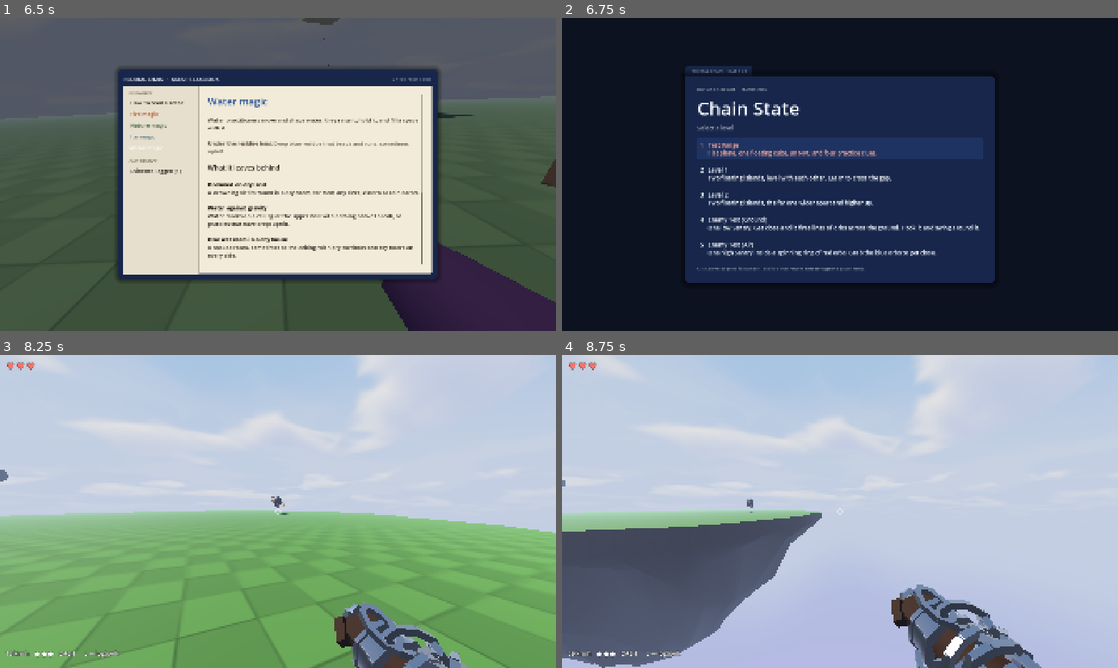
Above: before the commit, frames 1-4 (two rows, left to right).
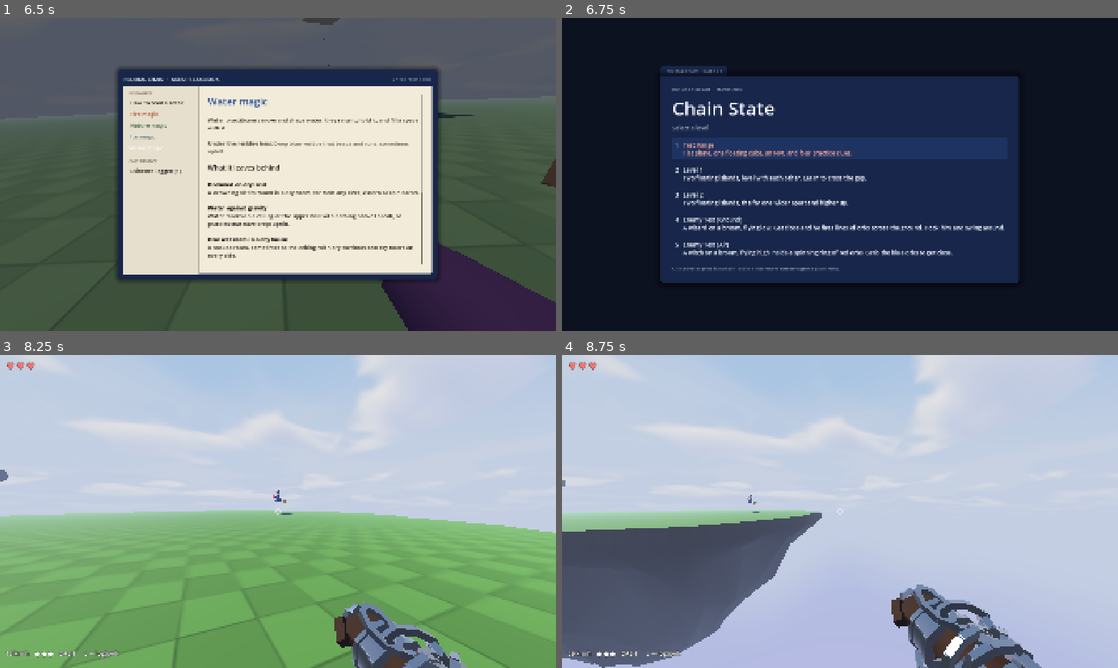
Above: after the commit, the same moments.

Repository: Kmad666/Chain-State
Game: Godot game, scene res://tests/test_runner.tscn
The game is run twice, just before and just after one commit, with the same random seed, the same clock (stepped at 60 frames per second) and the same inputs. This scene is started directly instead of the project's main scene.
Inputs (mouse positions are in pixels of both pictures, inside the frame that each line leads up to):
- Up to frame 1 (6.5 s): tap Enter at 0.5 s; move the mouse to (305, 174) at 0.52 s; hold W (move_forward) 0.53-3.5 s; tap Shift (dash) at 0.6 s; click (305, 174) at 0.67 s; tap Space (jump) at 0.77, 1.52, 3.02 s; move the mouse to (250, 174) at 1.27 s; click (250, 174) at 1.35 s; move the mouse to (289, 168) at 2.02 s; hold E (interact) 2.03-2.78 s; move the mouse to (272, 180) at 2.77 s; tap L (logbook) at 2.85 s; click (272, 180) at 2.92 s; click "Fire magic" at 3.5 s; click "Nature magic" at 4.25 s; click "Ice magic" at 5 s; click "Water magic" at 5.75 s
- Up to frame 2 (6.75 s): move the mouse to (1006, 221) at 6.52 s; hold A (move_left) from 6.53 s (still down); hold Right mouse button (reel_in) from 6.53 s (still down)
- Up to frame 3 (8.25 s): tap Space (jump) at 6.77, 7.52 s; move the mouse to (233, 508) at 7.27 s; release A (move_left) at 7.28 s; release Right mouse button (reel_in) at 7.28 s; hold W (move_forward) from 7.28 s (still down); tap Ctrl (reel_out) at 7.35 s; move the mouse to (283, 511) at 8.02 s; tap Q at 8.1 s; click (283, 511) at 8.17 s
- Up to frame 4 (8.75 s): keep holding W (move_forward)

Frame 1 is identical in both runs. In frame 2, 10% of the frame differs, in the area x 17-82%, y 15-85%; in frame 3, less than 0.1%; in frame 4, less than 0.1%.

Commit message:
Sentries become witches and wizards on brooms (placeholder models)
- Low-poly broom riders built in code: robe, pointy hat, broom with
  bristles, casting hand whose orb is the volley warning
- Ground kind is a wizard (blue robe, white beard), air kind a witch
  (purple robe, black hat); messages and level blurbs updated
- Gentle hover bob and roll; coils sit around the rider

Co-Authored-By: Claude Opus 5.5 <noreply@anthropic.com>
Claude-Session: https://claude.ai/code/session_01FzyxQjpmWa5uhDiE9EGj9k

Diff:
--- a/scripts/combat/sentry.gd
+++ b/scripts/combat/sentry.gd
@@ -1,5 +1,6 @@
 extends StaticBody3D
-## Sentry: an enemy (placeholder name and look) that loops a set path.
+## Sentry: a spellcaster on a broom (placeholder low-poly model) that loops a
+## set path. The ground kind is a wizard, the air kind a witch.
 ##
 ## Two kinds:
 ##   ground - hovers low over an island. When you come within ENGAGE_RANGE it
@@ -58,7 +59,8 @@
 var _fall_v := 0.0
 var _core: MeshInstance3D
 var _core_mat: StandardMaterial3D
-var _halo: MeshInstance3D
+var _rig: Node3D                 # the broom and rider, tilted and bobbed for life
+var title := "witch"             # used in messages: "witch" or "wizard"
 var _coils: Array[MeshInstance3D] = []
 var _reds: Array[MeshInstance3D] = []
 var _blues: Array = []           # HookOrb or null (respawning)
@@ -75,41 +77,89 @@
 	col.shape = shape
 	add_child(col)
 
-	var body_mesh := SphereMesh.new()
-	body_mesh.radius = 1.1
-	body_mesh.height = 2.6
-	body_mesh.radial_segments = 4
-	body_mesh.rings = 2
-	var body := MeshInstance3D.new()
-	body.mesh = body_mesh
-	body.material_override = Mats.lit(Color(0.16, 0.15, 0.18), 0.5)
-	add_child(body)
-
+	_build_rider()
+
+	if kind == "air":
+		_build_constellation()
+	if path.size() > 0:
+		global_position = path[0]
+
+
+## A simple low-poly caster on a broom, facing -Z (the way the Sentry looks).
+## Wizard (ground kind): deep blue robe and hat, white beard. Witch (air kind):
+## purple robe, near-black hat. The glowing orb in the casting hand is _core,
+## which swells as the warning before each volley.
+func _build_rider() -> void:
+	var wizard := kind == "ground"
+	title = "wizard" if wizard else "witch"
+	var robe := Color(0.14, 0.19, 0.45) if wizard else Color(0.32, 0.12, 0.38)
+	var hat := Color(0.12, 0.16, 0.38) if wizard else Color(0.10, 0.07, 0.12)
+	var skin := Color(0.86, 0.72, 0.60) if wizard else Color(0.62, 0.78, 0.55)   # a green-tinged witch
+	var wood := Color(0.42, 0.28, 0.16)
+	var straw := Color(0.80, 0.66, 0.36)
+
+	_rig = Node3D.new()
+	_rig.scale = Vector3.ONE * 1.3
+	add_child(_rig)
+
+	# broom: handle along Z, bristles at the back
+	var handle := _part(_cyl(0.06, 0.06, 2.8, 6), Vector3(0, 0, -0.1), Mats.lit(wood), Vector3(deg_to_rad(90), 0, 0))
+	handle.position.y = 0.0
+	_part(_cyl(0.07, 0.34, 0.9, 7), Vector3(0, 0, 1.55), Mats.lit(straw), Vector3(deg_to_rad(-90), 0, 0))
+	_part(_cyl(0.09, 0.09, 0.12, 6), Vector3(0, 0, 1.1), Mats.lit(wood.darkened(0.3)), Vector3(deg_to_rad(90), 0, 0))   # binding
+
+	# rider, seated on the broom
+	_part(_cyl(0.16, 0.5, 0.95, 6), Vector3(0, 0.5, 0.15), Mats.lit(robe))                       # robe
+	_part(_cyl(0.07, 0.07, 0.55, 5), Vector3(0.2, 0.62, -0.25), Mats.lit(robe.darkened(0.15)), Vector3(deg_to_rad(-55), 0, deg_to_rad(-12)))   # arm on the broom
+	_part(_cyl(0.07, 0.07, 0.6, 5), Vector3(-0.28, 0.72, -0.3), Mats.lit(robe.darkened(0.15)), Vector3(deg_to_rad(-75), 0, deg_to_rad(25)))   # casting arm
+	_part(_sphere(0.24, 6, 4), Vector3(0, 1.12, 0.05), Mats.lit(skin))                          # head
+	_part(_cyl(0.48, 0.48, 0.04, 10), Vector3(0, 1.3, 0.05), Mats.lit(hat))                      # hat brim
+	_part(_cyl(0.0, 0.27, 0.85, 7), Vector3(0, 1.72, 0.14), Mats.lit(hat), Vector3(deg_to_rad(-16), 0, 0))   # pointy crown
+	if wizard:
+		_part(_cyl(0.17, 0.0, 0.42, 6), Vector3(0, 0.88, -0.14), Mats.lit(Color(0.92, 0.92, 0.9)))   # beard
+	else:
+		_part(_cyl(0.05, 0.0, 0.16, 4), Vector3(0, 1.08, -0.26), Mats.lit(skin.darkened(0.1)), Vector3(deg_to_rad(-90), 0, 0))   # pointed nose
+
+	# the casting hand's orb (the telegraph)
 	var core_mesh := SphereMesh.new()
-	core_mesh.radius = 0.42
-	core_mesh.height = 0.84
+	core_mesh.radius = 0.22
+	core_mesh.height = 0.44
 	_core = MeshInstance3D.new()
 	_core.mesh = core_mesh
 	_core_mat = StandardMaterial3D.new()
 	_core_mat.shading_mode = BaseMaterial3D.SHADING_MODE_UNSHADED
 	_core.material_override = _core_mat
-	_core.position = Vector3(0, 0, -0.95)
-	add_child(_core)
-
-	var ring := TorusMesh.new()
-	ring.inner_radius = 1.45
-	ring.outer_radius = 1.65
-	ring.rings = 24
-	ring.ring_segments = 6
-	_halo = MeshInstance3D.new()
-	_halo.mesh = ring
-	_halo.material_override = Mats.lit(Color(0.72, 0.55, 0.28), 0.4)
-	add_child(_halo)
-
-	if kind == "air":
-		_build_constellation()
-	if path.size() > 0:
-		global_position = path[0]
+	_core.position = Vector3(-0.38, 0.86, -0.6)
+	_rig.add_child(_core)
+
+
+func _cyl(top: float, bottom: float, h: float, seg: int) -> CylinderMesh:
+	var m := CylinderMesh.new()
+	m.top_radius = top
+	m.bottom_radius = bottom
+	m.height = h
+	m.radial_segments = seg
+	m.rings = 1
+	return m
+
+
+func _sphere(r: float, seg: int, rings: int) -> SphereMesh:
+	var m := SphereMesh.new()
+	m.radius = r
+	m.height = r * 2.0
+	m.radial_segments = seg
+	m.rings = rings
+	return m
+
+
+func _part(mesh: Mesh, pos: Vector3, mat: Material, rot := Vector3.ZERO) -> MeshInstance3D:
+	var mi := MeshInstance3D.new()
+	mi.mesh = mesh
+	mi.material_override = mat
+	mi.position = pos
+	mi.rotation = rot
+	_rig.add_child(mi)
+	return mi
 
 
 func _build_constellation() -> void:
@@ -143,8 +193,8 @@
 	if is_subdued:
 		_fall(dt)
 		return
-	_halo.rotate_object_local(Vector3.FORWARD, dt * 1.2)
-	_halo.rotation.x = 0.6 + sin(_t * 0.8) * 0.2
+	_rig.position.y = sin(_t * 1.6) * 0.12                    # hover bob
+	_rig.rotation.z = sin(_t * 0.9) * 0.08                    # lazy roll on the broom
 
 	var p_ok := player != null and is_instance_valid(player)
 	engaged = p_ok and global_position.distance_to(player.global_position) <= ENGAGE_RANGE
@@ -266,7 +316,7 @@
 		return false
 	if p.global_position.distance_to(global_position) > SUBDUE_RANGE:
 		if p.has_signal("notice"):
-			p.notice.emit("Too far: it shakes the chain off. Get within %d m." % int(SUBDUE_RANGE))
+			p.notice.emit("Too far: the %s shakes the chain off. Get within %d m." % [title, int(SUBDUE_RANGE)])
 		return false
 	_hooked_by = p
 	_slip_t = -1.0
@@ -314,7 +364,7 @@
 		c.mesh = t
 		c.material_override = Mats.polished(Color(0.93, 0.95, 0.99))
 		var k := _coils.size()
-		c.position.y = (k - 1) * 0.42
+		c.position.y = 0.35 + (k - 1) * 0.4
 		c.rotation = Vector3(0.25 * (k - 1), k * 0.9, 0.15)
 		add_child(c)
 		_coils.append(c)
--- a/scripts/world/levels.gd
+++ b/scripts/world/levels.gd
@@ -6,8 +6,8 @@
 	{"id": "range", "name": "Test Range", "blurb": "Flat plane, one floating cube, an NPC and four practice clues."},
 	{"id": "level_1", "name": "Level 1", "blurb": "Two floating islands, level with each other. Learn to cross the gap."},
 	{"id": "level_2", "name": "Level 2", "blurb": "Two floating islands, the far one wider apart and higher up."},
-	{"id": "enemy_test", "name": "Enemy Test (Ground)", "blurb": "One low Sentry. Get close and it fires lines of orbs across the ground. Hook it and swing around it."},
-	{"id": "enemy_test_air", "name": "Enemy Test (Air)", "blurb": "One high Sentry inside a spinning ring of red orbs. Grab the blue orbs to get close."},
+	{"id": "enemy_test", "name": "Enemy Test (Ground)", "blurb": "A wizard on a broom, flying low. Get close and he fires lines of orbs across the ground. Hook him and swing around."},
+	{"id": "enemy_test_air", "name": "Enemy Test (Air)", "blurb": "A witch on a broom, flying high inside a spinning ring of red orbs. Grab the blue orbs to get close."},
 ]
 
 
--- a/tests/test_runner.gd
+++ b/tests/test_runner.gd
@@ -206,7 +206,7 @@
 	var ep = ew.player
 	ep.invuln = 999.0
 	var s = ew.sentries[0]
-	check(ew.sentries.size() == 1 and s.kind == "ground", "one ground Sentry in the test area")
+	check(ew.sentries.size() == 1 and s.kind == "ground" and s.title == "wizard", "one ground Sentry, a wizard on a broom")
 	ep.global_position = s.global_position + Vector3(0, 0, 60)
 	for i in 240:
 		await get_tree().physics_frame
@@ -222,6 +222,9 @@
 	check(flat, "its orbs fly level, parallel to the ground")
 	_aim(ep, s.global_position)
 	await shot("13_enemy_ground")
+	ep.global_position = s.global_position + Vector3(4, -0.2, -5.5)
+	_aim(ep, s.global_position + Vector3(0, 0.8, 0))
+	await shot("16_wizard_close")
 	ep.invuln = 0.0
 	var hp: int = ep.health
 	ep.hit(Vector3.FORWARD)
@@ -269,7 +272,7 @@
 		await get_tree().physics_frame
 	var ap = aw.player
 	var air = aw.sentries[0]
-	check(aw.sentries.size() == 1 and air.kind == "air", "one flying Sentry in the air test")
+	check(aw.sentries.size() == 1 and air.kind == "air" and air.title == "witch", "one flying Sentry, a witch on a broom")
 	check(air._reds.size() == 10, "a constellation of red orbs spins around it")
 	for i in 10:
 		await get_tree().physics_frame
@@ -286,6 +289,9 @@
 	ap.invuln = 999.0
 	var b = blues[0]
 	check(b.on_hooked(ap) and not b.orbiting, "a hooked blue orb leaves the constellation and holds still")
+	ap.global_position = air.global_position + Vector3(3.2, 0.2, -2.8)
+	_aim(ap, air.global_position + Vector3(0, 0.8, 0))
+	await shot("17_witch_close")
 	ap.global_position = air.global_position + Vector3(0, -6, 16)
 	_aim(ap, air.global_position)
 	await shot("15_enemy_air")
Not shown, changed: README.md
